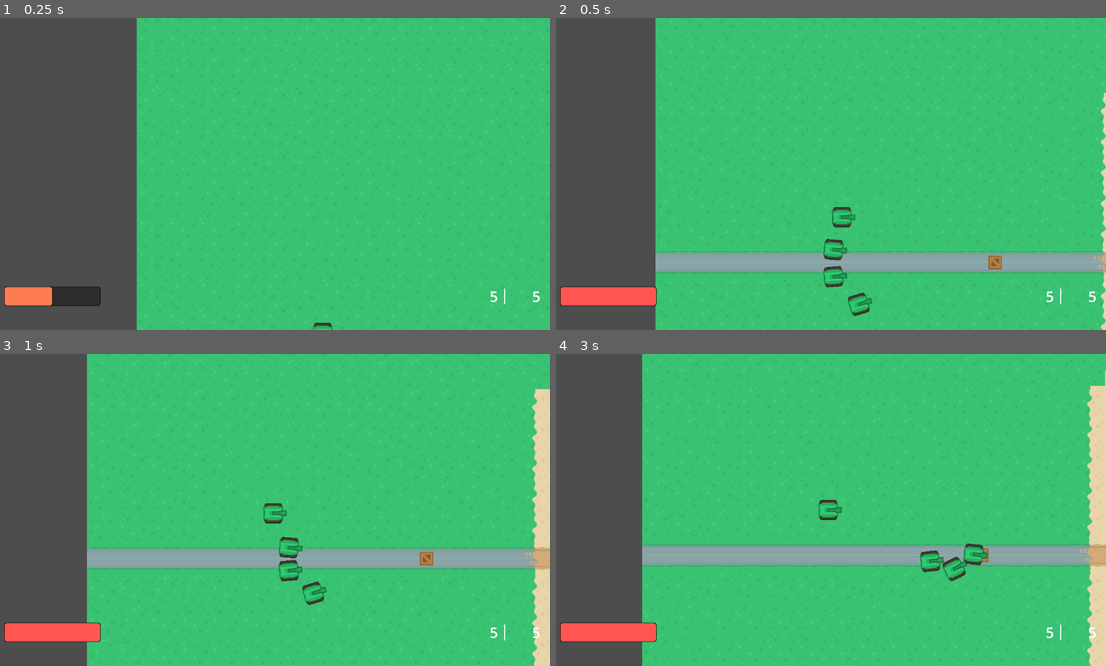
Above: before the commit, frames 1-4 (two rows, left to right).
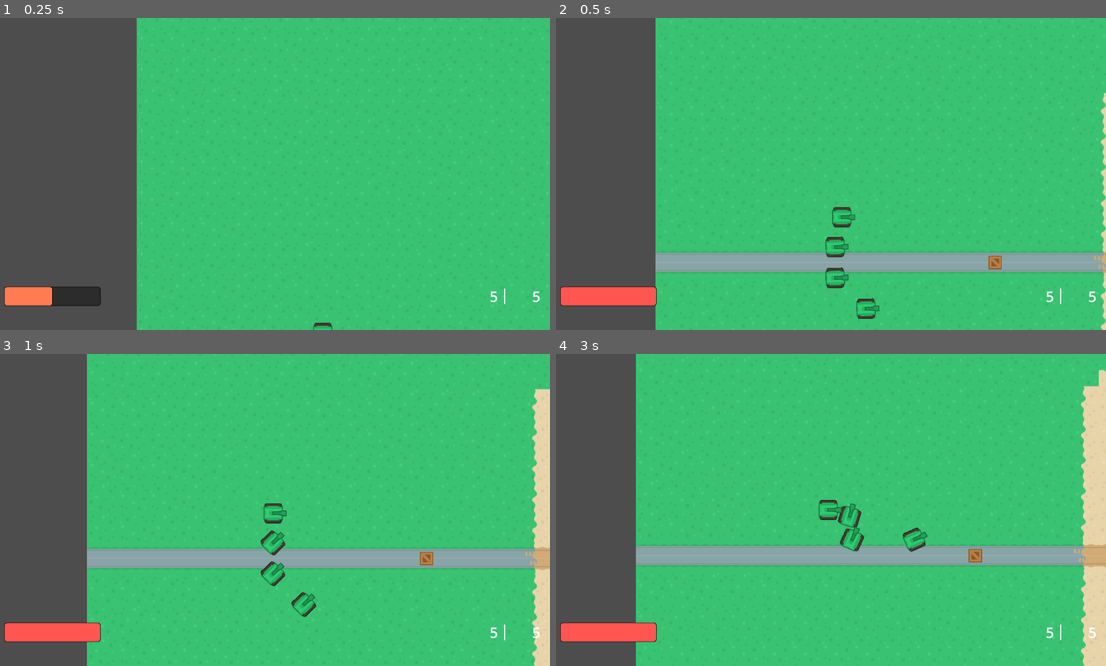
Above: after the commit, the same moments.

Repository: BrianMosbeux/Steel_Storm
Game: Godot game, scene res://scenes/main.tscn
The game is run twice, just before and just after one commit, with the same random seed, the same clock (stepped at 60 frames per second) and the same inputs.
Inputs:
- Up to frame 1 (0.25 s): no input
- Up to frame 2 (0.5 s): no input
- Up to frame 3 (1 s): no input
- Up to frame 4 (3 s): no input

Frame 1 is identical in both runs. In frame 2, 0.6% of the frame differs, in the area x 48-59%, y 69-97%; in frame 3, 0.9%; in frame 4, 3.7%, in the area x 14-100%, y 0-100%.

Commit message:
Start working on pathfinding
Create node2D PathFinding in main scene and add pathfinding.gd script
Add AstarGrid2D.new() variable in patfinding.gd
Add function create_astar_grid_2d()
create function get_new_path()
connect create_astar_grid_2d in main and path the tilemap as variable
inject the pathfinding in the initialize() function in the map_ai.gd
add path_finding variable in the ai.gd script and pass the pathfinding node in the spawn_unit() function of map_ai.gd
test implementing the get_new_path() function in the ai.gd script in _physics_process(delta) on State.ADVANCE

Diff:
--- a/scenes/main.tscn
+++ b/scenes/main.tscn
@@ -10,6 +10,7 @@
 [ext_resource type="PackedScene" uid="uid://dyqmlfrgr5r0d" path="res://scenes/capturable_base.tscn" id="6_nphai"]
 [ext_resource type="Texture2D" uid="uid://dp6kou7shdj4w" path="res://assets/tile_sheets/terrainTiles_default.png" id="9_hld7e"]
 [ext_resource type="PackedScene" uid="uid://cmpvdm5t2grj2" path="res://scenes/hud.tscn" id="10_asviy"]
+[ext_resource type="Script" path="res://scripts/pathfinding.gd" id="11_64nit"]
 
 [sub_resource type="TileSetAtlasSource" id="TileSetAtlasSource_fwfdd"]
 texture = ExtResource("9_hld7e")
@@ -234,3 +235,6 @@
 layer_0/tile_data = PackedInt32Array(0, 0, 0, 65536, 0, 0, 131072, 0, 0, 196608, 0, 1, 262144, 0, 1, 327680, 0, 1, 3932 …(24828 unchanged characters)…
 
 [node name="HUD" parent="." instance=ExtResource("10_asviy")]
+
+[node name="PathFinding" type="Node2D" parent="."]
+script = ExtResource("11_64nit")
--- a/scripts/ai.gd
+++ b/scripts/ai.gd
@@ -42,6 +42,8 @@
 var npc_velocity: Vector2 = Vector2.ZERO
 #ADVANCE STATE
 var next_base: Vector2 = Vector2.ZERO
+#PATH FINDING
+var path_finding: PathFinding
 
 func _ready():
 	current_state = State.PATROL
@@ -67,15 +69,22 @@
 				if abs(weapon.global_rotation - angle_to_target) < 0.1:
 					weapon.shoot()
 		State.ADVANCE:
-			if npc.has_reached_position(next_base):
+			var path = path_finding.get_new_path(global_position, next_base)
+			if path.size() > 1:
+				var angle_to_path_1: float = (path[1] - npc.global_position).angle()
+				npc.rotation = rotate_toward(npc.global_rotation, angle_to_path_1, 2 * delta)
+				if angle_to_path_1 == npc.rotation:
+					npc.velocity = Vector2(npc.speed, 0.0).rotated(angle_to_path_1)
+					npc.move_and_slide()
+			else:
 				current_state = State.PATROL
-			else:
-				var angle_to_next_base: float = (next_base - npc.global_position).angle()
-				npc.rotation = rotate_toward(npc.global_rotation, angle_to_next_base, 2 * delta)
-				if angle_to_next_base == npc.rotation:
-					npc.velocity = Vector2(npc.speed, 0.0).rotated(angle_to_next_base)
-					#npc.position += npc.velocity * delta
-					npc.move_and_slide()
+			#else:
+				#var angle_to_next_base: float = (next_base - npc.global_position).angle()
+				#npc.rotation = rotate_toward(npc.global_rotation, angle_to_next_base, 2 * delta)
+				#if angle_to_next_base == npc.rotation:
+					#npc.velocity = Vector2(npc.speed, 0.0).rotated(angle_to_next_base)
+					##npc.position += npc.velocity * delta
+					#npc.move_and_slide()
 
 func initialize(npc: CharacterBody2D, weapon: Weapon, team: int):
 	self.npc = npc
--- a/scripts/capturable_base.gd
+++ b/scripts/capturable_base.gd
@@ -41,15 +41,15 @@
 func check_base_can_be_captured():
 	var majority_team = get_team_with_majority()
 	if majority_team == Team.TeamName.NEUTRAL:
-		print("No majority in base, stopping capture clock")
+		#print("No majority in base, stopping capture clock")
 		team_to_capture = Team.TeamName.NEUTRAL
 		capture_timer.stop()
 	elif majority_team == team.team:
-		print("Owning team regained majority, stopping capture clock")
+		#print("Owning team regained majority, stopping capture clock")
 		team_to_capture = Team.TeamName.NEUTRAL
 		capture_timer.stop()
 	else:
-		print("New team has majority in base, starting capture clock")
+		#print("New team has majority in base, starting capture clock")
 		team_to_capture = majority_team
 		capture_timer.start()
 
--- a/scripts/main.gd
+++ b/scripts/main.gd
@@ -6,6 +6,8 @@
 @onready var enemy_map_ai = $EnemyMapAI
 @onready var bullet_manager = $BulletManager
 @onready var player = $Player
+@onready var path_finding = $PathFinding
+@onready var tile_map = $TileMap
 
 
 func _ready():
@@ -13,5 +15,9 @@
 	var bases = capturable_base_manager.get_capturable_bases()
 	var ally_respawn_points = $AllyRespawnPoints.get_children()
 	var enemy_respawn_points = $EnemyRespawnPoints.get_children()
-	ally_map_ai.initialize(bases, ally_respawn_points)
-	enemy_map_ai.initialize(bases, enemy_respawn_points)
+	ally_map_ai.initialize(bases, ally_respawn_points, path_finding)
+	enemy_map_ai.initialize(bases, enemy_respawn_points, path_finding)
+	path_finding.create_astar_grid_2d(tile_map)
+
+	# test path_finding
+	path_finding.get_new_path(ally_respawn_points[0].global_position, bases[0].global_position)
--- a/scripts/map_ai.gd
+++ b/scripts/map_ai.gd
@@ -18,6 +18,7 @@
 var respawn_points: Array = []
 var next_spawn_to_use: int = 0
 var player_instance: CharacterBody2D
+var path_finding: PathFinding
 
 @onready var team = $Team
 @onready var unit_container = $UnitContainer
@@ -26,8 +27,9 @@
 @onready var hud = $"../HUD"
 
 
-func initialize(capturable_bases: Array, respawn_points: Array):
+func initialize(capturable_bases: Array, respawn_points: Array, path_finding: PathFinding):
 	team.team = team_name
+	self.path_finding = path_finding
 	self.respawn_points = respawn_points
 	for point in respawn_points:
 		spawn_unit(point)
@@ -45,7 +47,7 @@
 	var next_base = get_next_capturable_base()
 	if next_base:
 		target_base = next_base
-		assign_next_capturable_base_to_units(next_base)
+		assign_next_capturable_base_to_units(target_base)
 
 func get_next_capturable_base():
 	var list_of_bases: Array
@@ -87,6 +89,7 @@
 		unit_instance.global_rotation = respawn_point.global_rotation
 		unit_container.add_child(unit_instance)
 		unit_instance.connect("died", handle_unit_death)
+		unit_instance.ai.path_finding = path_finding
 		set_unit_ai_to_advance_to_next_base(unit_instance)
 
 func handle_unit_death():
--- /dev/null
+++ b/scripts/pathfinding.gd
@@ -0,0 +1,29 @@
+extends Node2D
+class_name PathFinding
+
+var tile_map: TileMap
+var astar_grid = AStarGrid2D.new()
+
+
+func create_astar_grid_2d(tile_map: TileMap):
+	self.tile_map = tile_map
+	astar_grid.region = tile_map.get_used_rect()
+	astar_grid.cell_size = tile_map.tile_set.tile_size
+	astar_grid.update()
+
+	#var region_size = astar_grid.region.size
+	#for x in region_size.x:
+		#for y in region_size.y:
+			#print(astar_grid.get_point_position(Vector2i(x,y)))
+
+
+func get_new_path(start_pos: Vector2, end_pos: Vector2):
+	var start_tile = tile_map.local_to_map(start_pos)
+	var end_tile = tile_map.local_to_map(end_pos)
+	var path_to_take = astar_grid.get_point_path(
+		start_tile,
+		end_tile
+	)
+	if path_to_take.is_empty():
+		print("no path found")
+	return path_to_take
Not shown: 1 places in scenes/main.tscn that only renumber resources
